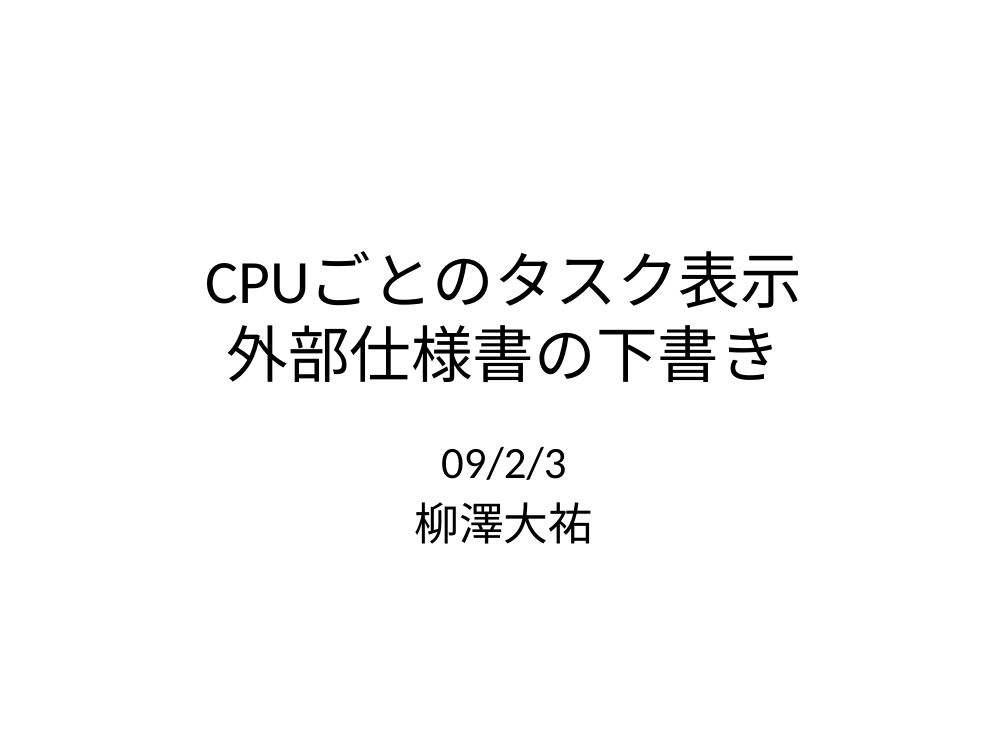
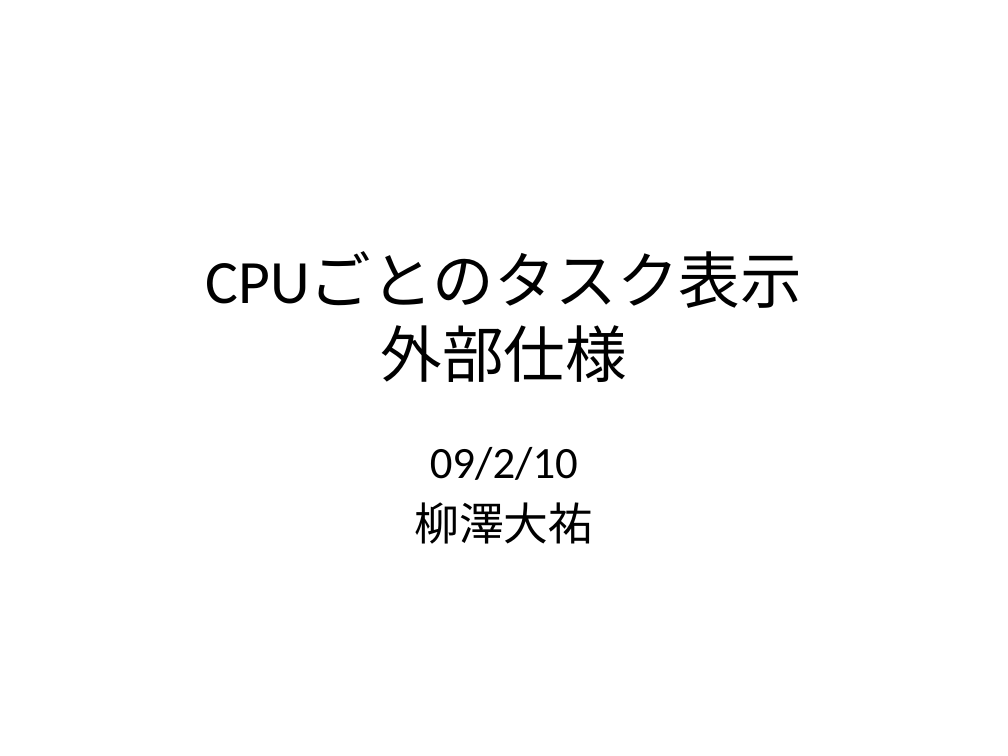
Before and after one commit to YixiaoLi/tlv4mc, a slide deck: slide 1 of doc/phase3/外部仕様書/task_per_cpu.pptx. Drawn at 1008x756 pixels with LibreOffice and Linux fonts; fonts in the diff are those of the drawing. Boxes give left, top, right and bottom in pixels: in the first picture for what was removed or moved away, otherwise in the second. Text is boxed around its words. In the diff, an @@ line names an element or a change of style, - is before the commit and + after.

```diff
--- a/doc/phase3/外部仕様書/task_per_cpu.pptx
+++ b/doc/phase3/外部仕様書/task_per_cpu.pptx
@@ title at (x1=206, y1=252, x2=802, y2=382): text changed @@
-CPUごとのタスク表示
-外部仕様書の下書き
+CPUごとのタスク表示
+外部仕様
@@ subtitle at (x1=430, y1=447, x2=578, y2=480): text changed @@
-09/2/3
+09/2/10
```
Also in this commit, not shown: 3 other slides changed, 5 slides added, 1 slide removed.
